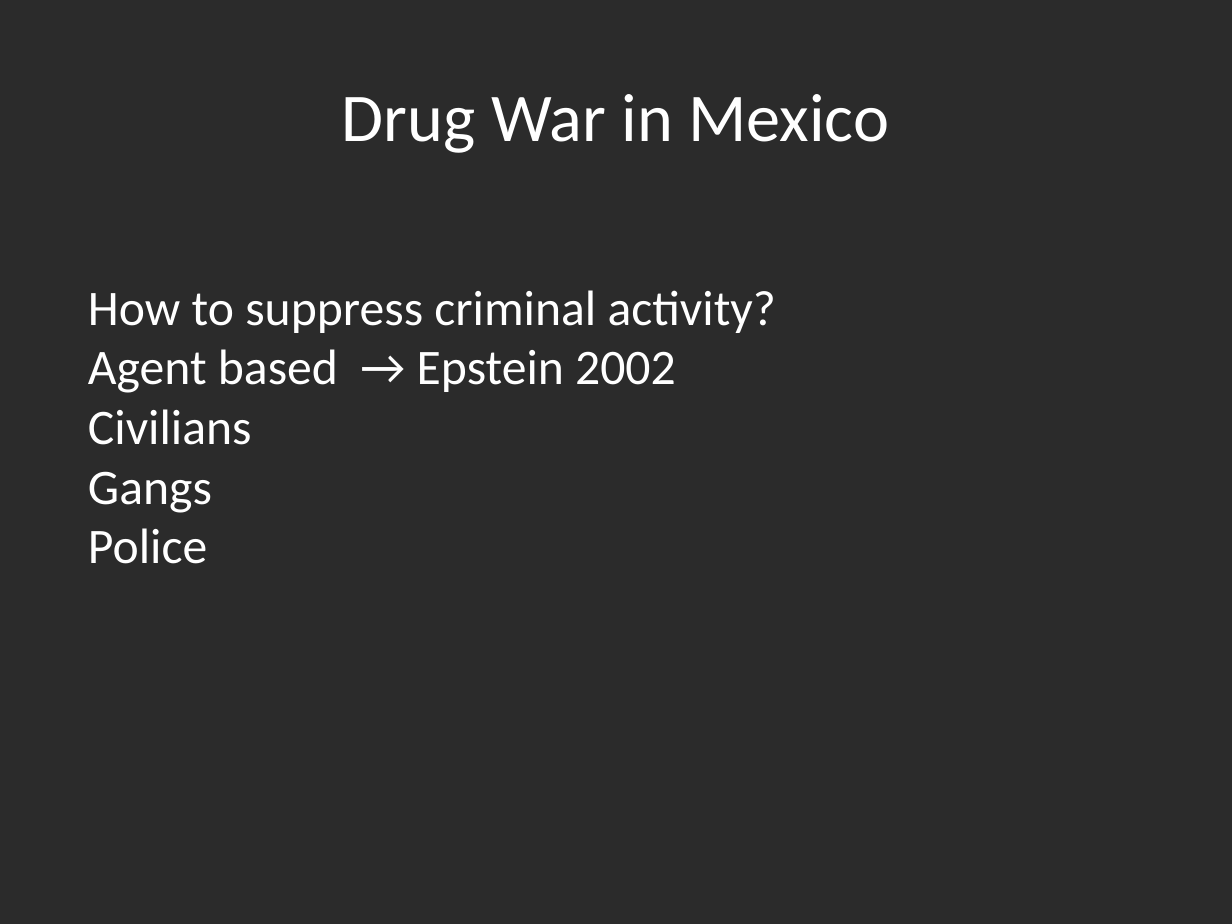
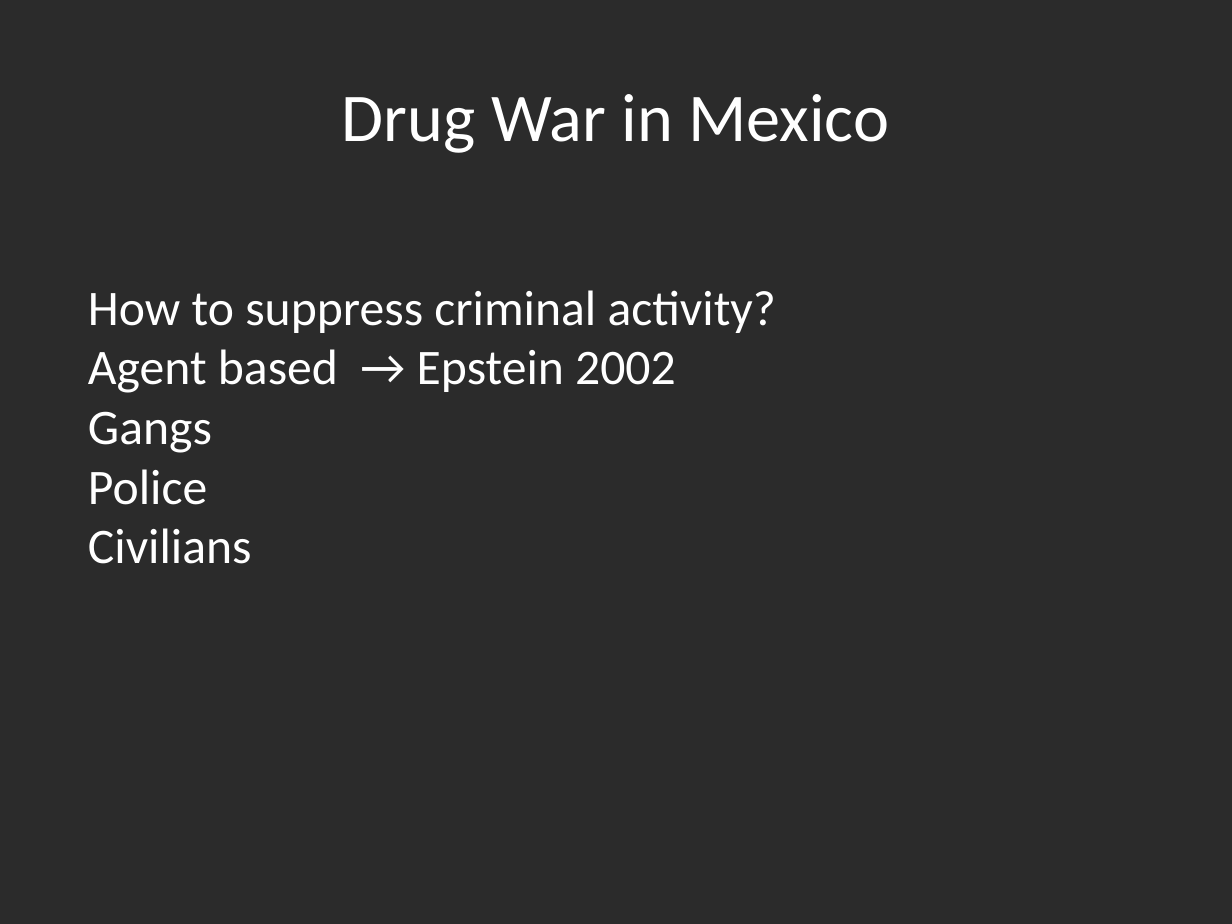
Before and after one commit to stefanow/civilViolence, a slide deck: slide 1 of flashtalk/FlashTalkSlide.odp. Drawn at 1232x924 pixels with LibreOffice and Linux fonts; fonts in the diff are those of the drawing; background and template pictures are left out; a plain dark background stands for a picture behind light text. Boxes give left, top, right and bottom in pixels: in the first picture for what was removed or moved away, otherwise in the second. Text is boxed around its words. In the diff, an @@ line names an element or a change of style, - is before the commit and + after.

```diff
--- a/flashtalk/FlashTalkSlide.odp
+++ b/flashtalk/FlashTalkSlide.odp
@@ subtitle at (88,409,252,445): paragraph removed @@
-Civilians
@@ subtitle at (88,528,252,564): paragraph added @@
+Civilians
```
Also in this commit, not shown: 2 other files.
